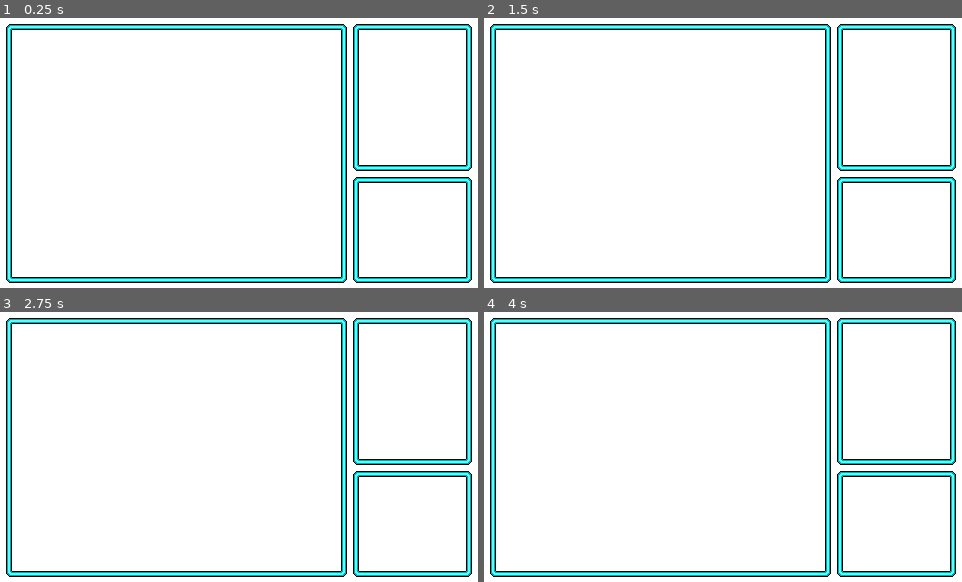
Above: before the commit, frames 1-4 (two rows, left to right).
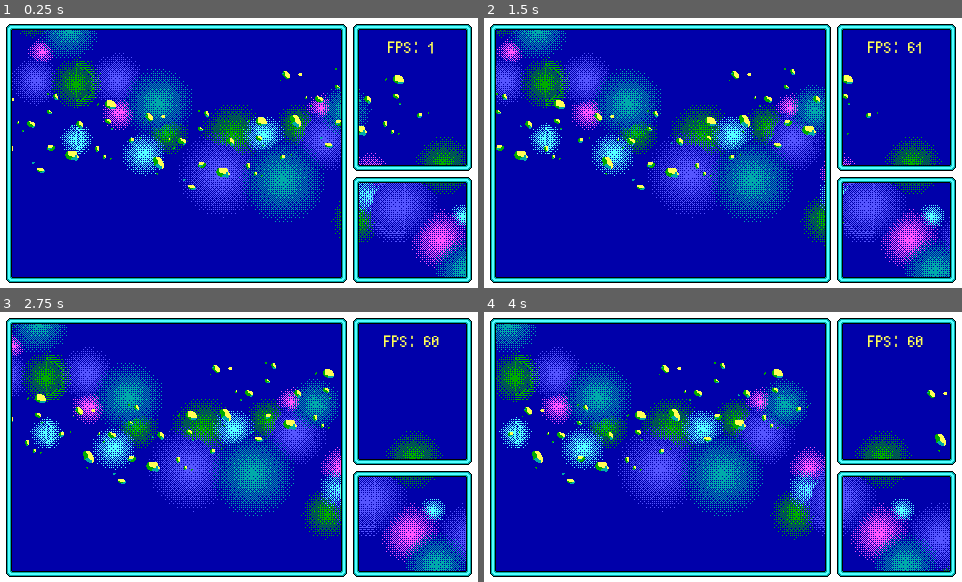
Above: after the commit, the same moments.

Repository: oooscaaar/hatching-the-beast
Game: Godot game, scene res://scenes/main.tscn
Same seed, same stepped clock (60 frames per second), same inputs: the game is played once before the commit and once after it.
Inputs:
- Up to frame 1 (0.25 s): no input
- Up to frame 2 (1.5 s): no input
- Up to frame 3 (2.75 s): no input
- Up to frame 4 (4 s): no input

The runs differ from the first frame. In frame 1, 82% of the frame differs, in the area x 2-98%, y 4-96%; in frame 2, 82%; in frame 3, 82%; in frame 4, 82%.

Commit message:
WIP: Add parallax and level layout

Diff:
--- a/project.godot
+++ b/project.godot
@@ -13,6 +13,7 @@
 config/name="Hatching-the-beast"
 run/main_scene="res://scenes/main.tscn"
 config/features=PackedStringArray("4.0", "GL Compatibility")
+config/icon="res://icon.png"
 
 [display]
 
--- /dev/null
+++ b/scenes/game_level/ParallaxBackground.gd
@@ -0,0 +1,12 @@
+extends ParallaxBackground
+
+@export var speed : int = 40
+
+# Called when the node enters the scene tree for the first time.
+func _ready():
+	pass # Replace with function body.
+
+
+# Called every frame. 'delta' is the elapsed time since the previous frame.
+func _process(delta):
+	scroll_offset.x -= speed * delta
--- /dev/null
+++ b/scenes/game_level/debug_fps.gd
@@ -0,0 +1,11 @@
+extends Label
+
+
+# Called when the node enters the scene tree for the first time.
+func _ready():
+	pass # Replace with function body.
+
+
+# Called every frame. 'delta' is the elapsed time since the previous frame.
+func _process(delta):
+	self.text = 'FPS: ' + str(Engine.get_frames_per_second())
--- a/scenes/game_level/game_level.tscn
+++ b/scenes/game_level/game_level.tscn
@@ -1,22 +1,63 @@
-[gd_scene load_steps=2 format=3 uid="uid://jvt2cjhdwtie"]
+[gd_scene load_steps=8 format=3 uid="uid://jvt2cjhdwtie"]
 
+[ext_resource type="Script" path="res://scenes/game_level/ParallaxBackground.gd" id="1_4trtj"]
 [ext_resource type="Texture2D" uid="uid://dnhnt3yqxcg5v" path="res://assets/sprites/UI/blue_windows.png" id="1_567fl"]
+[ext_resource type="Texture2D" uid="uid://b1hr60rsx08sd" path="res://assets/sprites/game_level/supernova.png" id="1_hq8nw"]
+[ext_resource type="Texture2D" uid="uid://7gckmsoipeqn" path="res://assets/sprites/game_level/white_background_mask.png" id="1_pem8y"]
+[ext_resource type="Texture2D" uid="uid://b43e2fbcj4sxm" path="res://assets/sprites/game_level/meteors.png" id="2_cmlo8"]
+[ext_resource type="Script" path="res://scenes/game_level/debug_fps.gd" id="5_ifsf1"]
+[ext_resource type="FontFile" uid="uid://cwham61kltkv6" path="res://assets/fonts/jgs5.ttf" id="6_1qysu"]
 
 [node name="GameLevel" type="Node2D"]
+metadata/_edit_horizontal_guides_ = []
 
 [node name="Layout" type="CanvasLayer" parent="."]
 
-[node name="SolidWhiteBackground" type="ColorRect" parent="Layout"]
-anchors_preset = 15
-anchor_right = 1.0
-anchor_bottom = 1.0
-grow_horizontal = 2
-grow_vertical = 2
+[node name="WhiteBgMask" type="TextureRect" parent="Layout"]
+offset_right = 40.0
+offset_bottom = 40.0
+texture = ExtResource("1_pem8y")
 
-[node name="BlueWindows" type="TextureRect" parent="Layout"]
+[node name="BlueWindowsFrames" type="TextureRect" parent="Layout"]
 anchors_preset = 15
 anchor_right = 1.0
 anchor_bottom = 1.0
 grow_horizontal = 2
 grow_vertical = 2
 texture = ExtResource("1_567fl")
+
+[node name="ParallaxBackground" type="ParallaxBackground" parent="Layout"]
+script = ExtResource("1_4trtj")
+
+[node name="Supernovas" type="ParallaxLayer" parent="Layout/ParallaxBackground"]
+motion_scale = Vector2(0.3, 3)
+motion_mirroring = Vector2(554, 2.08165e-12)
+
+[node name="SupernovasTexture" type="TextureRect" parent="Layout/ParallaxBackground/Supernovas"]
+offset_right = 40.0
+offset_bottom = 40.0
+texture = ExtResource("1_hq8nw")
+
+[node name="Meteors" type="ParallaxLayer" parent="Layout/ParallaxBackground"]
+motion_scale = Vector2(0.7, 2.334)
+motion_mirroring = Vector2(554, 2.08165e-12)
+
+[node name="MeteorsSprite" type="Sprite2D" parent="Layout/ParallaxBackground/Meteors"]
+texture = ExtResource("2_cmlo8")
+centered = false
+offset = Vector2(2.08165e-12, 50)
+
+[node name="MarginContainer" type="MarginContainer" parent="Layout"]
+offset_left = 361.0
+offset_top = 12.0
+offset_right = 466.0
+offset_bottom = 37.0
+
+[node name="debug_fps" type="Label" parent="Layout/MarginContainer"]
+layout_mode = 2
+size_flags_horizontal = 4
+size_flags_vertical = 8
+theme_override_colors/font_color = Color(1, 1, 0.333333, 1)
+theme_override_fonts/font = ExtResource("6_1qysu")
+text = "?"
+script = ExtResource("5_ifsf1")
Binary file added: assets/fonts/jgs5.ttf
Not shown, added: assets/fonts/jgs5.ttf.import
Binary file added: assets/fonts/jgs7.ttf
Not shown, added: assets/fonts/jgs7.ttf.import
Binary file added: assets/fonts/jgs9.ttf
Not shown, added: assets/fonts/jgs9.ttf.import
Renamed: assets/sprites/raw/platforms.png -> assets/sprites/UI/platforms.png
Not shown, added: assets/sprites/UI/platforms.png.import
Binary file added: assets/sprites/game_level/meteors.png
Not shown, added: assets/sprites/game_level/meteors.png.import
Binary file added: assets/sprites/game_level/supernova.png
Not shown, added: assets/sprites/game_level/supernova.png.import
(and 7 more such lines)
